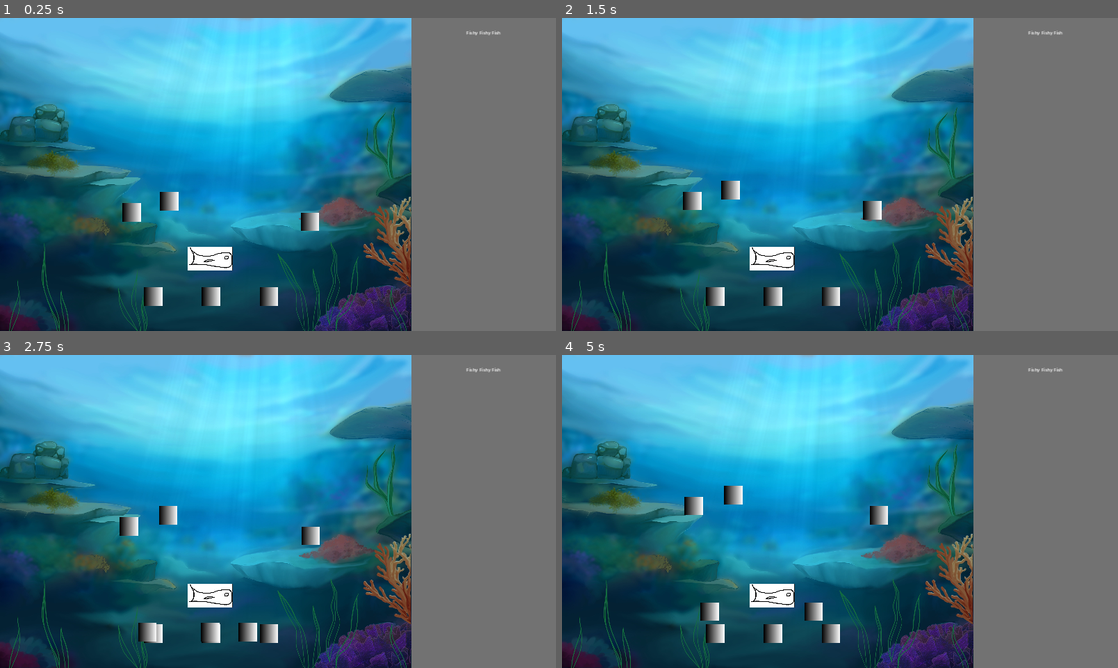
Above: before the commit, frames 1-4 (two rows, left to right).
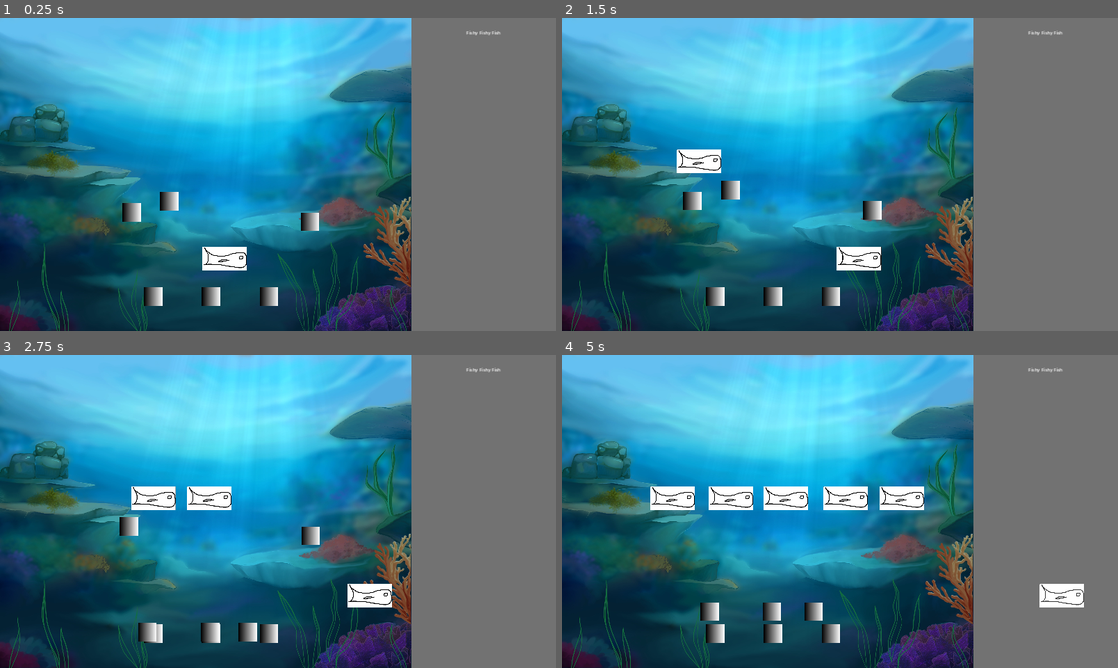
Above: after the commit, the same moments.

Repository: The-breakbar/Blub-Blub-Pop
Game: Godot game, scene res://scenes/main.tscn
Two runs of this game, one before a commit and one after it. Both use one fixed random seed, a clock stepped at 60 frames per second and the inputs below.
Inputs:
- Up to frame 1 (0.25 s): no input
- Up to frame 2 (1.5 s): no input
- Up to frame 3 (2.75 s): no input
- Up to frame 4 (5 s): no input

The runs differ from the first frame. In frame 1, 0.5% of the frame differs, in the area x 33-45%, y 73-81%; in frame 2, 1.8%; in frame 3, 2.6%; in frame 4, 4.6%, in the area x 15-94%, y 41-85%.

Commit message:
Added signals for upgrading the swordfish and a swordfish spawner.

Diff:
--- a/scenes/main.tscn
+++ b/scenes/main.tscn
@@ -6,6 +6,7 @@
 [ext_resource type="Script" path="res://scripts/audio.gd" id="4_rt8me"]
 [ext_resource type="AudioStream" uid="uid://d1fhcjxh7j77l" path="res://sfx/pop1.mp3" id="5_53f0d"]
 [ext_resource type="Script" path="res://scripts/spawner_handler.gd" id="5_l36dy"]
+[ext_resource type="PackedScene" uid="uid://bdvst1bngc1tm" path="res://scenes/swordfish_spawner.tscn" id="6_du5xt"]
 [ext_resource type="AudioStream" uid="uid://pxo6pu5u0kif" path="res://sfx/pop2.mp3" id="6_w1xul"]
 [ext_resource type="AudioStream" uid="uid://dcchl0k0eru3l" path="res://sfx/pop3.mp3" id="7_ph8h2"]
 [ext_resource type="AudioStream" uid="uid://c027qn1esjc8" path="res://sfx/pop4.mp3" id="8_82nbu"]
@@ -66,6 +67,9 @@
 
 [node name="center" type="Marker2D" parent="game/spawnerHandler"]
 position = Vector2(600, 36)
+
+[node name="SwordfishSpawner" parent="game" instance=ExtResource("6_du5xt")]
+position = Vector2(378, 494)
 
 [node name="audio" type="Node" parent="." node_paths=PackedStringArray("popPlayer", "boingPlayer")]
 script = ExtResource("4_rt8me")
--- /dev/null
+++ b/scenes/swordfish_spawner.tscn
@@ -0,0 +1,13 @@
+[gd_scene load_steps=3 format=3 uid="uid://bdvst1bngc1tm"]
+
+[ext_resource type="Script" path="res://scripts/swordfish_spawner.gd" id="1_obk4g"]
+[ext_resource type="PackedScene" uid="uid://cmac3ovn4a4uf" path="res://scenes/swordfish.tscn" id="2_mukb8"]
+
+[node name="SwordfishSpawner" type="Node2D" node_paths=PackedStringArray("timer")]
+script = ExtResource("1_obk4g")
+swordfish_scene = ExtResource("2_mukb8")
+timer = NodePath("Timer")
+
+[node name="Timer" type="Timer" parent="."]
+
+[connection signal="timeout" from="Timer" to="." method="_on_timer_timeout"]
--- a/scripts/Upgrades/swordfish_upgrade.gd
+++ b/scripts/Upgrades/swordfish_upgrade.gd
@@ -1,7 +1,11 @@
 extends Upgrades
-class_name swordfish_upgrade
+class_name SwordfishUpgrade
 
-@export var damage: float
+var damage: float
+var min_time: float = 10.0
+var max_time: float = 20.0
+
+signal swordfish_upgraded(damage: float, min_time: float, max_time: float)
 
 func _init():
     self.prices = [10, 50, 100, 500, 1000]
@@ -10,4 +14,11 @@
 func buy_upgrade():
     if !self.can_upgrade():
         return
+
+    self.damage = self.damage + 1
+    self.min_time = self.min_time - (self.min_tim / 1.5)
+    self.max_time = self.max_time - (self.max_time / 1.5)
+
+    emit_signal("swordfish_upgraded", self.damage, self.min_time, self.max_time)
+
     super.buy_upgrade()
--- a/scripts/Upgrades/upgrades.gd
+++ b/scripts/Upgrades/upgrades.gd
@@ -28,4 +28,4 @@
         return false
 
 func buy_upgrade():
-    level = level+1
+    level = level + 1
--- a/scripts/global.gd
+++ b/scripts/global.gd
@@ -3,10 +3,16 @@
 signal bubble_damaged(damage: float)
 signal bubble_popped(points: float)
 
-# An array of all existing upgrades
+# Dictionary of upgrades
 var upgrades: Dictionary = {
-	"swordfish": swordfish_upgrade
+    "swordfish": null  # Placeholder for the SwordfishUpgrade instance
 }
+
+func _ready():
+	# Manually create an instance of the SwordfishUpgrade script
+	var swordfish_upgrade = load("res://scripts/Upgrades/swordfish_upgrade.gd").new()
+	upgrades["swordfish"] = swordfish_upgrade
+
 
 # returns all available upgrades. So all upgrades that can be unlocked or have been unlocked. Upgrades are still available even if their level cap is reached.
 func get_available_upgrades():
--- a/scripts/swordfish.gd
+++ b/scripts/swordfish.gd
@@ -6,3 +6,11 @@
 	if body.is_in_group("bubbles"):
 		var bubble = body as Bubble
 		bubble.damage(10.0)
+
+func _physics_process(delta):
+	# move swordfish right
+	position.x += 200 * delta
+
+	# destroy swordfish if it goes off screen
+	if position.y > get_viewport_rect().size.y:
+		queue_free()
--- /dev/null
+++ b/scripts/swordfish_spawner.gd
@@ -0,0 +1,50 @@
+class_name SwordfishSpawner
+extends Node2D
+
+@export var swordfish_scene: PackedScene
+@export var timer: Timer
+
+var damage: float = 0.0
+var min_time: float = 0.0
+var max_time: float = 0.0
+
+# Called when the node enters the scene tree for the first time.
+func _ready():
+	timer = $Timer
+	var swordfish_upgrade = Global.upgrades["swordfish"]
+	if swordfish_upgrade:
+		print("Swordfish upgrade found")
+		set_next_spawn_time()
+		# swordfish_upgrade.connect("spawn_timing_updated", self, "_on_spawn_timing_updated")
+		# _on_spawn_timing_updated(swordfish_upgrade.get_spawn_interval())
+		# check if the signal is connected
+		if !swordfish_upgrade.has_signal("swordfish_upgraded"):
+			swordfish_upgrade.connect("swordfish_upgraded", self, "_on_swordfish_upgraded")
+		else:
+			print("Swordfish upgrade signal already connected")
+	else:
+		print("Swordfish upgrade not found")
+
+func _on_swordfish_upgraded(damage: float, min_time: float, max_time: float):
+	print("Recieved Swordfish upgrade signal")
+	self.damage = damage
+	self.min_time = min_time
+	self.max_time = max_time
+	set_next_spawn_time()
+
+func set_next_spawn_time():
+	timer.wait_time = randf_range(min_time, max_time)
+	timer.start()
+
+# Called every frame. 'delta' is the elapsed time since the previous frame.
+func _process(delta):
+	pass
+
+func _on_timer_timeout():
+	# Create a new swordfish
+	var swordfish = swordfish_scene.instantiate()
+
+	# Randomly offset the swordfish's y position
+	swordfish.position.x += randf_range(-10, 10)
+
+	add_child(swordfish)
Not shown: 1 places in scenes/main.tscn that only renumber resources
